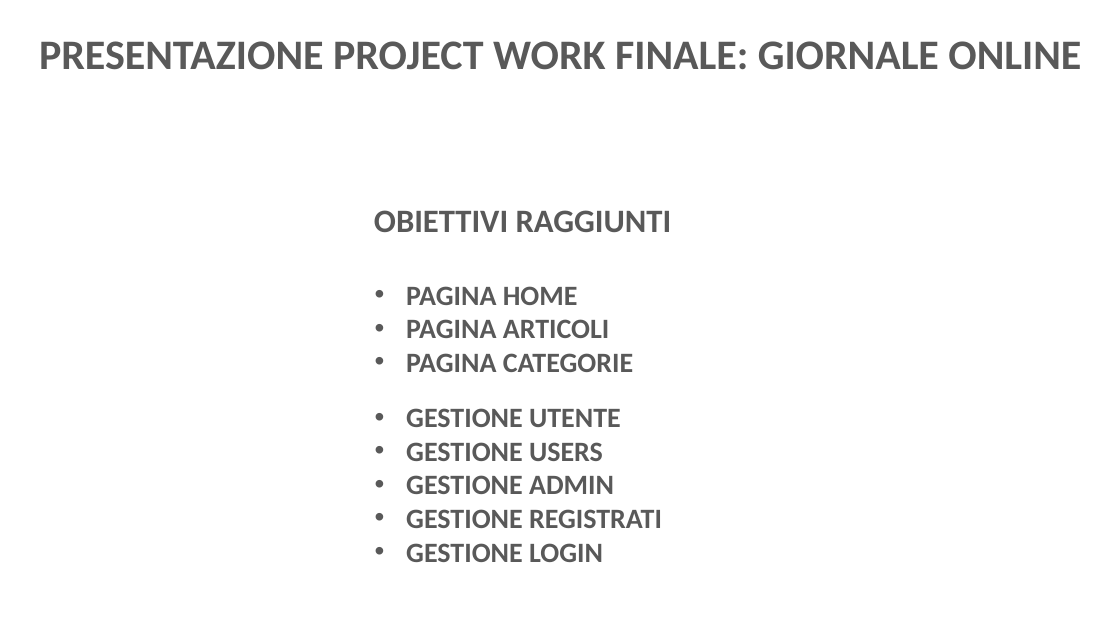
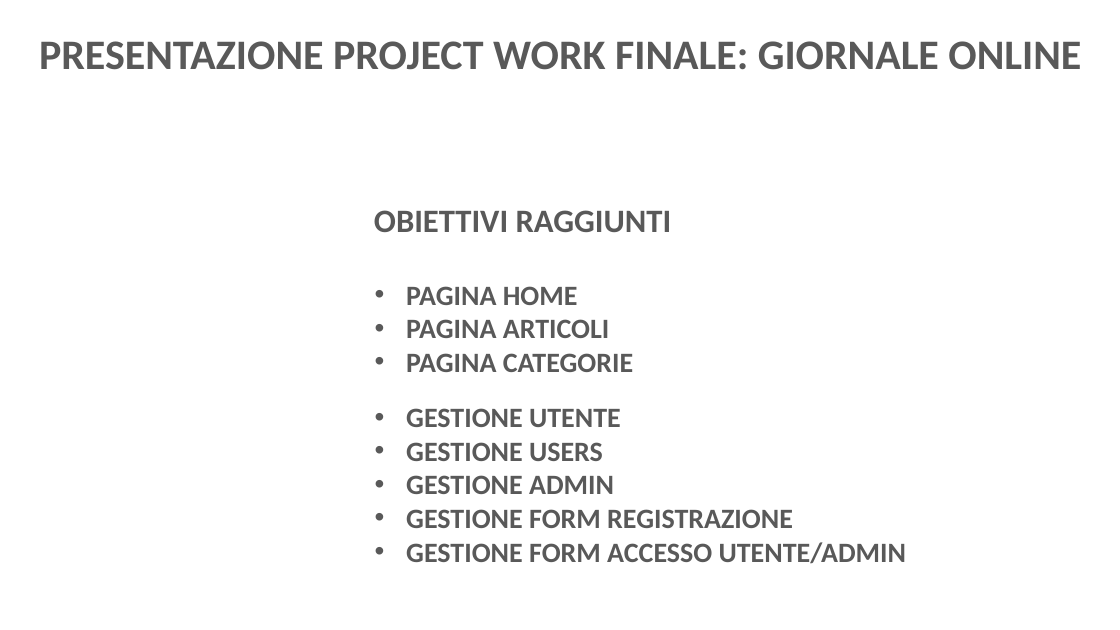
Before and after one commit to nDr3K/GiornaleOnlinePW, a slide deck: slide 12 of Presentazione Project Giornale.pptx (slide 11 before the commit). Drawn at 1120x630 pixels with LibreOffice and Linux fonts; fonts in the diff are those of the drawing; background and template pictures are left out. Boxes give left, top, right and bottom in pixels: in the first picture for what was removed or moved away, otherwise in the second. Text is boxed around its words. In the diff, an @@ line names an element or a change of style, - is before the commit and + after.

```diff
--- a/Presentazione Project Giornale.pptx
+++ b/Presentazione Project Giornale.pptx
@@ text at [406, 509, 906, 564]: text changed @@
-• GESTIONE REGISTRATI
-• GESTIONE LOGIN
+• GESTIONE FORM REGISTRAZIONE
+• GESTIONE FORM ACCESSO UTENTE/ADMIN
```
Also in this commit, not shown: 4 other slides changed, 1 slide added, 1 other file.
